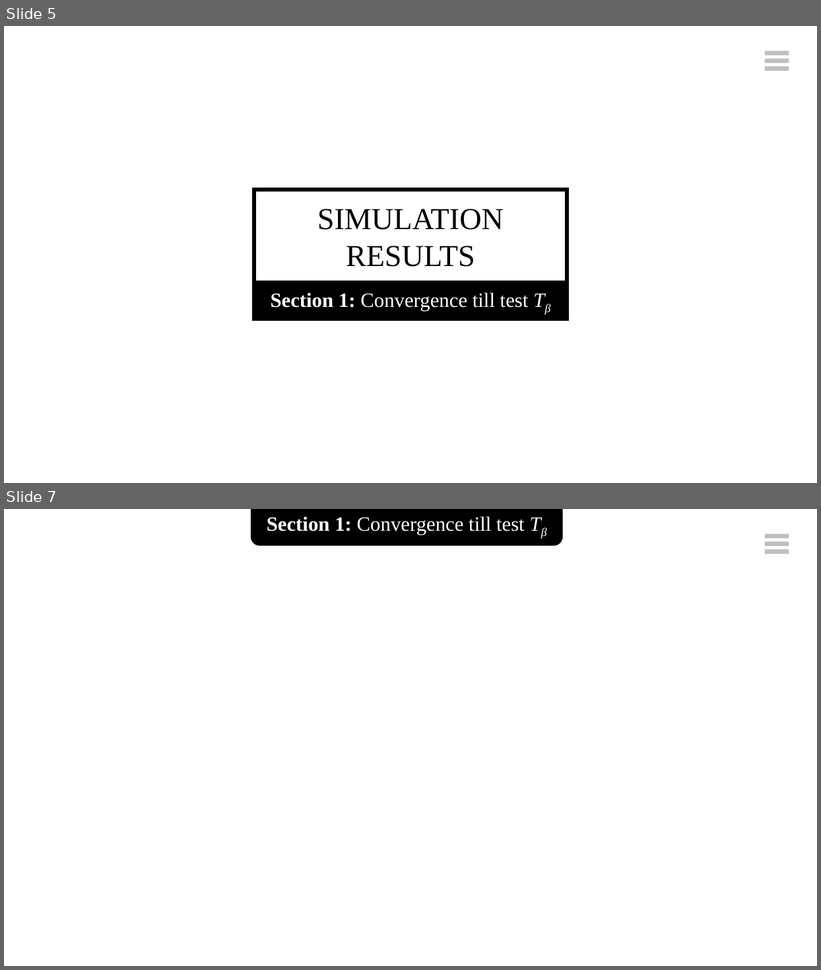
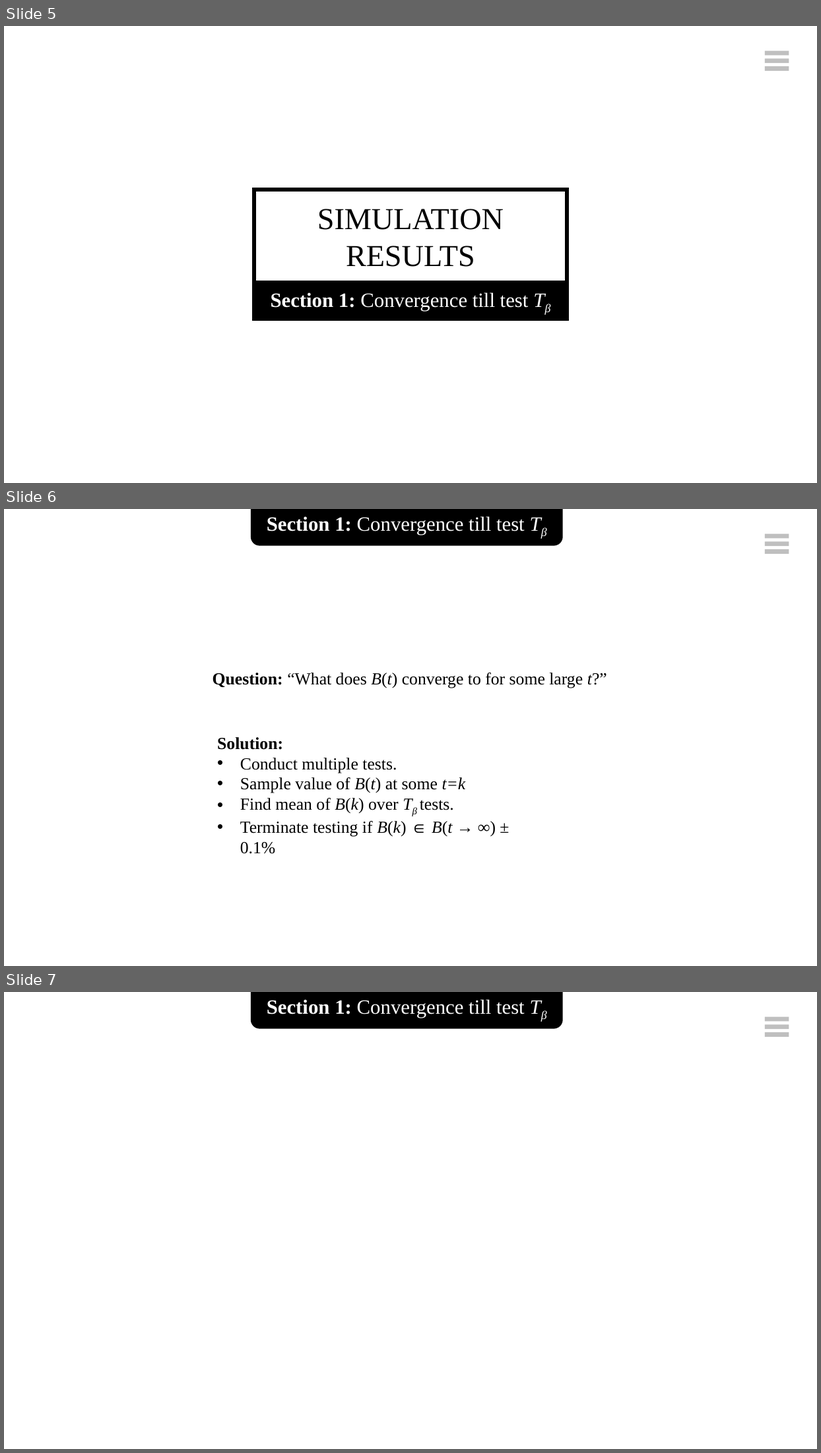
Before and after one commit to prabal1997/Probability, a slide deck: project_4/final_presentation.pptx. Shown one above the other, each under a label of ours: slides 5 and 7 before the commit, slides 5, 6 and 7 after it; the slides between them are not shown. The pictures are 821x970 and 821x1453 pixels, drawn with LibreOffice and Linux fonts; fonts in the diff are those of the drawing; background and template pictures are left out. Boxes give left, top, right and bottom in pixels: in the first picture for what was removed or moved away, otherwise in the second. Text is boxed around its words. In the diff, an @@ line names an element or a change of style, - is before the commit and + after.

```diff
--- a/project_4/final_presentation.pptx
+++ b/project_4/final_presentation.pptx
@@ slide 6 added at (4,509,817,966), background #FFFFFF @@
@@ rounded rectangle added at (253,509,561,544), fill #000000, outline #000000 4.5 pt, 24 pt, text #FFFFFF @@
+Section 1: Convergence till test Tβ
@@ rectangle added at (765,534,789,538), fill #BFBFBF @@
@@ rectangle added at (765,541,789,545), fill #BFBFBF @@
@@ rectangle added at (765,549,789,553), fill #BFBFBF @@
@@ text added at (213,673,607,689), 20 pt, text #000000 @@
+Question: “What does B(t) converge to for some large t?”
@@ text added at (217,737,466,837), 20 pt, text #000000 @@
+Solution:
+• Conduct multiple tests.
+• Sample value of B(t) at some t=k
+• Find mean of B(k) over Tβ tests.
+• Terminate testing if B(k) ∈ B(t → ∞) ± 0.1%
```
Also in this commit, not shown: 8 slides changed, 7 other slides added, 1 slide removed, 14 other files.
